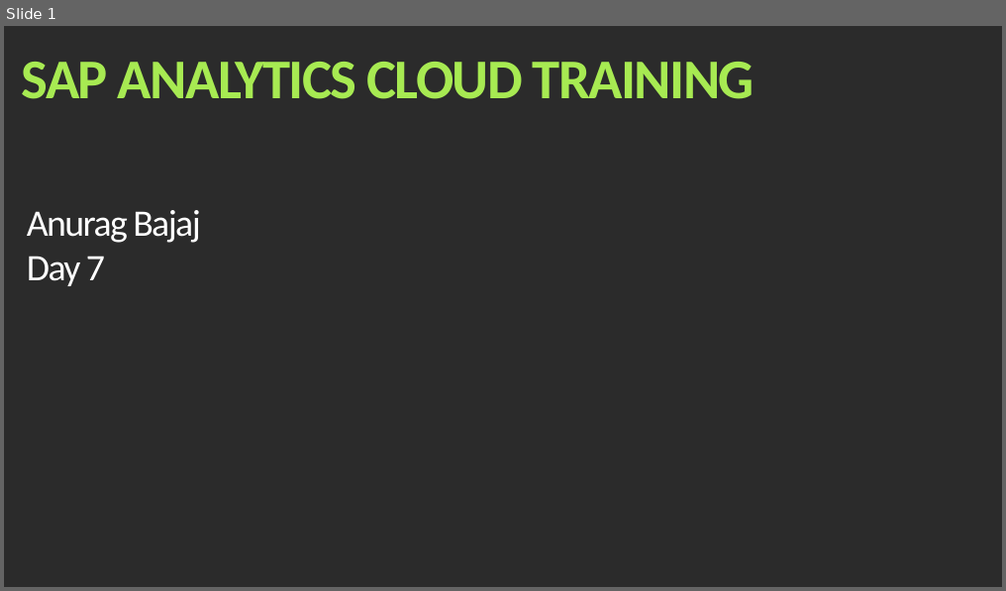
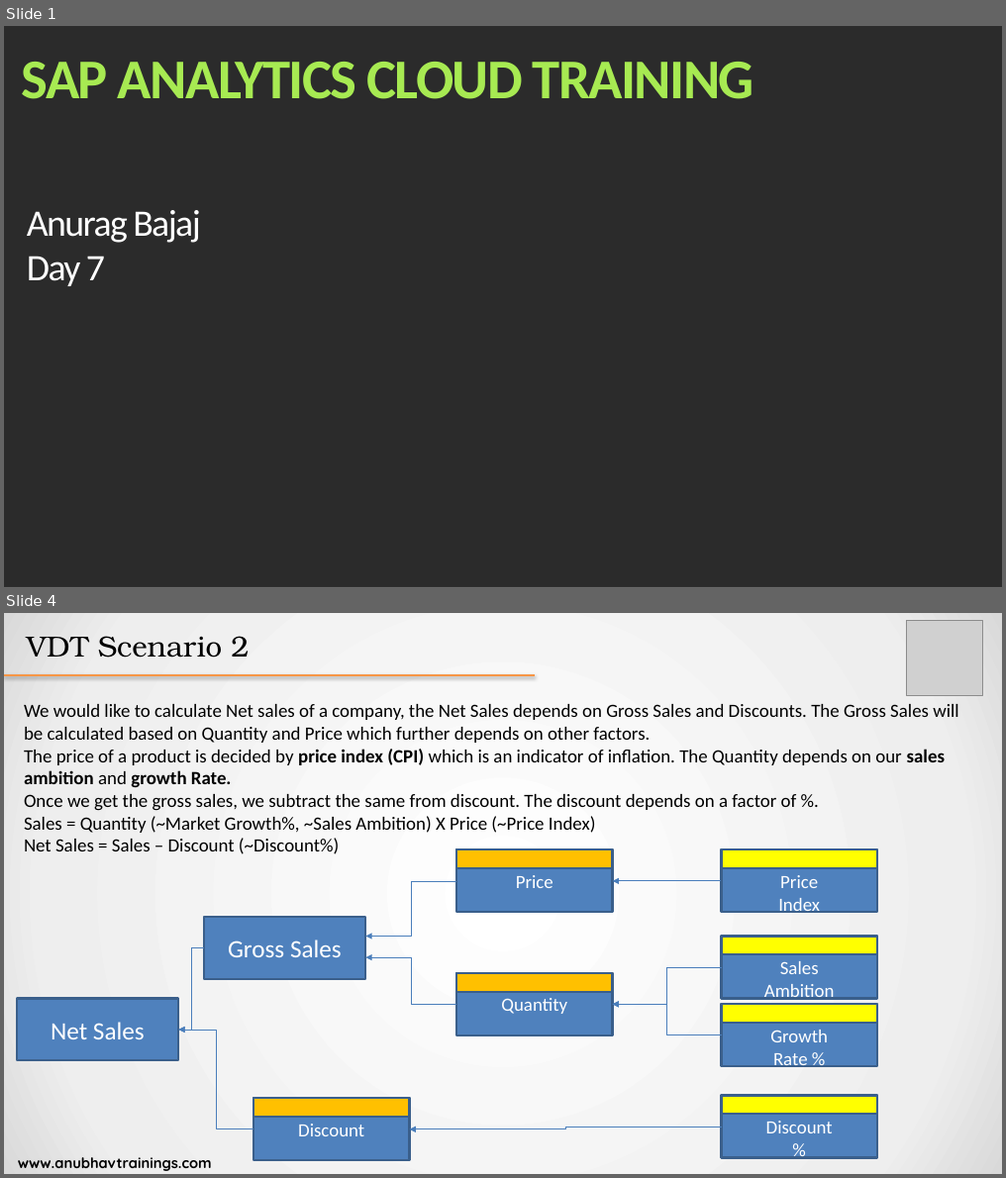
Before and after one commit to soyuztechnologies/SAC_SaamaTechnologies, a slide deck: day 7/SAC_Training Day 7.pptx. Shown one above the other, each under a label of ours: slide 1 before the commit, slides 1 and 4 after it; the slides between them are not shown. The pictures are 1006x591 and 1006x1178 pixels, drawn with LibreOffice and Linux fonts; fonts in the diff are those of the drawing; grey boxes stand for pictures; background and template pictures are left out; a plain dark background stands for a picture behind light text. Boxes give left, top, right and bottom in pixels: in the first picture for what was removed or moved away, otherwise in the second. Text is boxed around its words. In the diff, an @@ line names an element or a change of style, - is before the commit and + after.

```diff
--- a/day 7/SAC_Training Day 7.pptx
+++ b/day 7/SAC_Training Day 7.pptx
@@ slide 4 added at [4, 613, 1002, 1174], background gradient #FFFFFF to #EEEEEE to #D9D9D9 @@
@@ title added at [27, 636, 249, 658], 28 pt, text #000000 @@
+VDT Scenario 2
@@ picture added at [907, 621, 983, 695] @@
@@ line added from (4, 676) to (535, 676), #F79646 2 pt @@
@@ text added at [24, 704, 958, 855], 18 pt, text #000000 @@
+We would like to calculate Net sales of a company, the Net Sales depends on Gross Sales and Discounts. The Gross Sales will be calculated based on Quantity and Price which further depends on other factors.
+The price of a product is decided by price index (CPI) which is an indicator of inflation. The Quantity depends on our sales ambition and growth Rate.
+Once we get the gross sales, we subtract the same from discount. The discount depends on a factor of %.
+Sales = Quantity (~Market Growth%, ~Sales Ambition) X Price (~Price Index)
+Net Sales = Sales – Discount (~Discount%)
@@ rectangle added at [456, 851, 613, 912], fill #4F81BD, outline #3A5F8C 2 pt, 18 pt, text #FFFFFF @@
+Price
@@ rectangle added at [456, 851, 613, 869], fill #FFC000, outline #3A5F8C 2 pt @@
@@ rectangle added at [721, 851, 877, 912], fill #4F81BD, outline #3A5F8C 2 pt, 18 pt, text #FFFFFF @@
+Price
+Index
@@ rectangle added at [721, 851, 877, 869], fill #FFFF00, outline #3A5F8C 2 pt @@
@@ elbow arrow added from (456, 881) to (365, 937), #4B7EBC 0.75 pt @@
@@ arrow added from (721, 881) to (613, 881), #4B7EBC 0.75 pt @@
@@ rectangle added at [204, 918, 366, 980], fill #4F81BD, outline #3A5F8C 2 pt, 24 pt, text #FFFFFF @@
+Gross Sales
@@ rectangle added at [721, 937, 877, 998], fill #4F81BD, outline #3A5F8C 2 pt, 18 pt, text #FFFFFF @@
+Sales
+Ambition
@@ rectangle added at [721, 937, 877, 956], fill #FFFF00, outline #3A5F8C 2 pt @@
@@ elbow arrow added from (204, 949) to (178, 1030), #4B7EBC 0.75 pt @@
@@ elbow arrow added from (456, 1004) to (365, 959), #4B7EBC 0.75 pt @@
@@ elbow arrow added from (721, 967) to (613, 1004), #4B7EBC 0.75 pt @@
@@ rectangle added at [17, 998, 179, 1060], fill #4F81BD, outline #3A5F8C 2 pt, 24 pt, text #FFFFFF @@
+Net Sales
@@ rectangle added at [456, 973, 613, 1035], fill #4F81BD, outline #3A5F8C 2 pt, 18 pt, text #FFFFFF @@
+Quantity
@@ rectangle added at [456, 973, 613, 992], fill #FFC000, outline #3A5F8C 2 pt @@
@@ elbow arrow added from (721, 1036) to (613, 1004), #4B7EBC 0.75 pt @@
@@ rectangle added at [721, 1004, 877, 1066], fill #4F81BD, outline #3A5F8C 2 pt, 18 pt, text #FFFFFF @@
+Growth
+Rate %
@@ rectangle added at [721, 1004, 877, 1023], fill #FFFF00, outline #3A5F8C 2 pt @@
@@ elbow arrow added from (253, 1130) to (178, 1030), #4B7EBC 0.75 pt @@
@@ rectangle added at [253, 1099, 409, 1161], fill #4F81BD, outline #3A5F8C 2 pt, 18 pt, text #FFFFFF @@
+Discount
@@ rectangle added at [253, 1099, 409, 1118], fill #FFC000, outline #3A5F8C 2 pt @@
@@ rectangle added at [721, 1096, 877, 1158], fill #4F81BD, outline #3A5F8C 2 pt, 18 pt, text #FFFFFF @@
+Discount
+%
@@ rectangle added at [721, 1096, 877, 1115], fill #FFFF00, outline #3A5F8C 2 pt @@
@@ elbow arrow added from (721, 1128) to (410, 1130), #4B7EBC 0.75 pt @@
@@ text added at [18, 1157, 212, 1171], 14 pt, text #000000, bold @@
+www.anubhavtrainings.com
```
Also in this commit, not shown: 1 slide changed, 1 other slide added, 1 other file.
